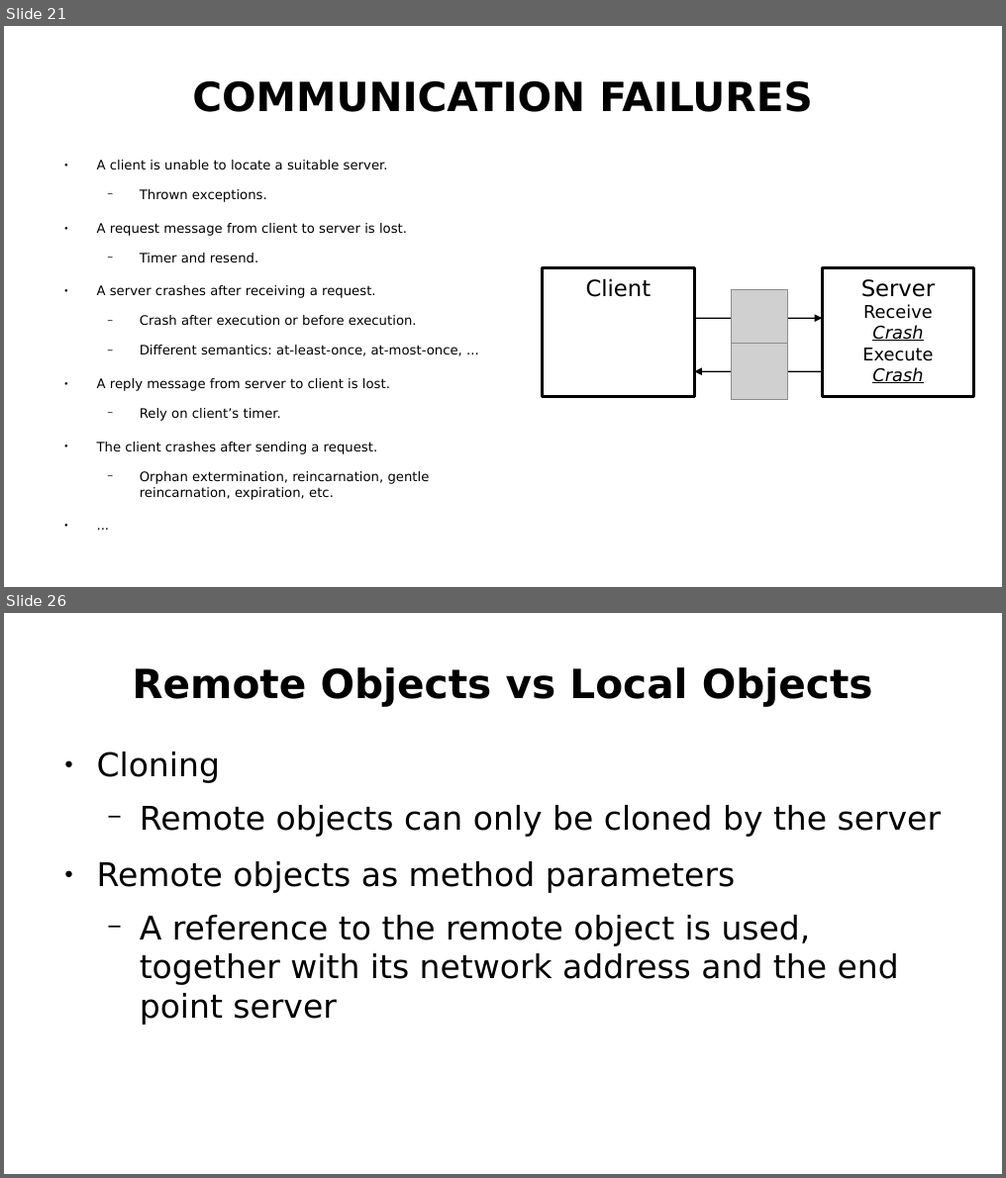
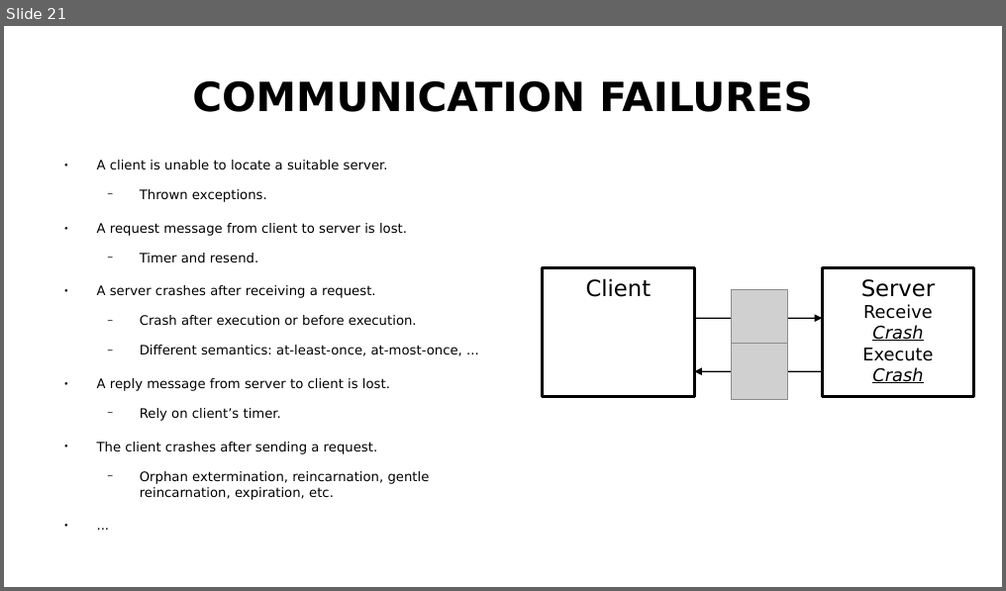
Before and after one commit to MID-IST-FALL-2018/mid-ist-fall-2018.github.io, a slide deck: assets/lectures-slides/MID-lecture-2.odp. Shown one above the other, each under a label of ours: slides 21 and 26 before the commit, slide 21 after it; the slides between them are not shown. The pictures are 1006x1178 and 1006x591 pixels, drawn with LibreOffice and Linux fonts; fonts in the diff are those of the drawing; grey boxes stand for pictures. Boxes give left, top, right and bottom in pixels: in the first picture for what was removed or moved away, otherwise in the second. Text is boxed around its words. In the diff, an @@ line names an element or a change of style, - is before the commit and + after.

```diff
--- a/assets/lectures-slides/MID-lecture-2.odp
+++ b/assets/lectures-slides/MID-lecture-2.odp
@@ slide 26 removed at (4,613,1002,1174), background #FFFFFF @@
@@ title removed at (132,667,873,706) @@
-Remote Objects vs Local Objects
@@ text removed at (97,752,941,1025) @@
-● Cloning
-  − Remote objects can only be cloned by the server
-● Remote objects as method parameters
-  − A reference to the remote object is used, together with its network address and the end point server
```
Also in this commit, not shown: 3 slides changed, 7 other slides removed, 4 other files.
